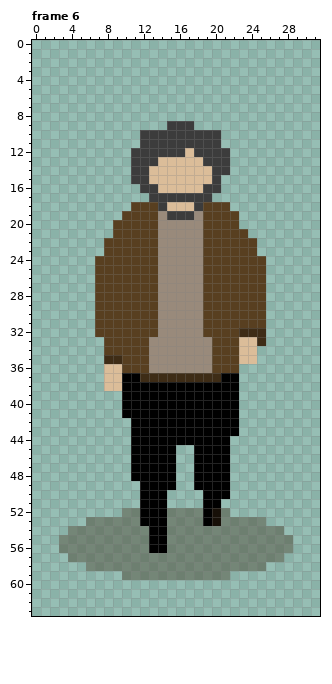
Pixel-art file: Pixel Assets/joel-run-test3.aseprite. Above is the file before it was changed.
32x64 pixels, 6 frames. Shown: frame 6. The commit also changed other frames, which this record leaves out.
New version:
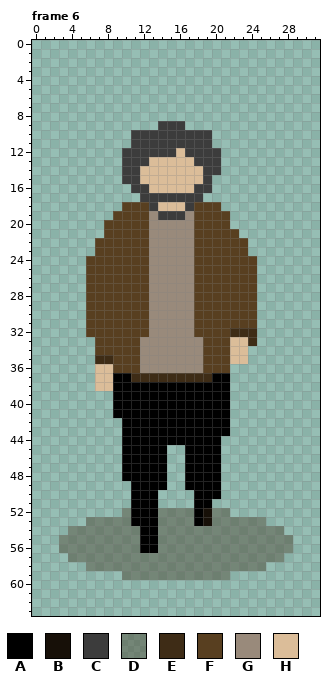
Palette (. is transparent): A #000000  B #171008  C #3c3c3c  D #3e2c1662  E #3e2c16  F #583f20  G #998a7b  H #dbbd99
Change:
Changed rows in their new state; - is an unchanged pixel.
Frame 6:
first column x 6:
 9 --------C--.--------
10 -----C--------.-----
11 -----C--------.-----
12 ----C-----HC---.----
13 ----C--H----C--.----
14 ----C-H------C-.----
15 ----C-H------C.-----
16 -----C-H----C-.-----
17 ------C------.------
18 ----F--CH--CF--.----
19 ---F---GC--GF---.---
20 --F----G----F---.---
21 --F----G----F----.--
22 -F-----G----F-----.-
23 -F-----G----F-----.-
24 F------G----F------.
25 F------G----F------.
26 F------G----F------.
27 F------G----F------.
28 F------G----F------.
29 F------G----F------.
30 F------G----F------.
31 F------G----F------.
32 F------G----F---E--.
33 -F----G------F--H-E.
34 -F----G------F--H-.-
35 -E-F--G------F--H-.-
36 -H-F--G------F--.---
37 -H-A-E--------A-.---
38 -H-A------------.---
39 ---A------------.---
40 ---A------------.---
41 ---A------------.---
42 ----A-----------.---
43 ----A-----------.---
44 ----A----------.----
45 ----A----.-A---.----
46 ----A----.-A---.----
47 ----A----.-A---.----
48 ----A----.-A---.----
49 -----A---.-A---.----
50 -----A--.---A--.----
51 -----A--.---A-.-----
52 -----A--D---ABD-----
53 -----A--D---ABD-----
54 ------A-D-----------
55 ------A-D-----------
56 ------A-D-----------
Changed places in both pictures, as pixel boxes (x1, y1, x2, y2):
changed: (86, 121, 266, 553)
